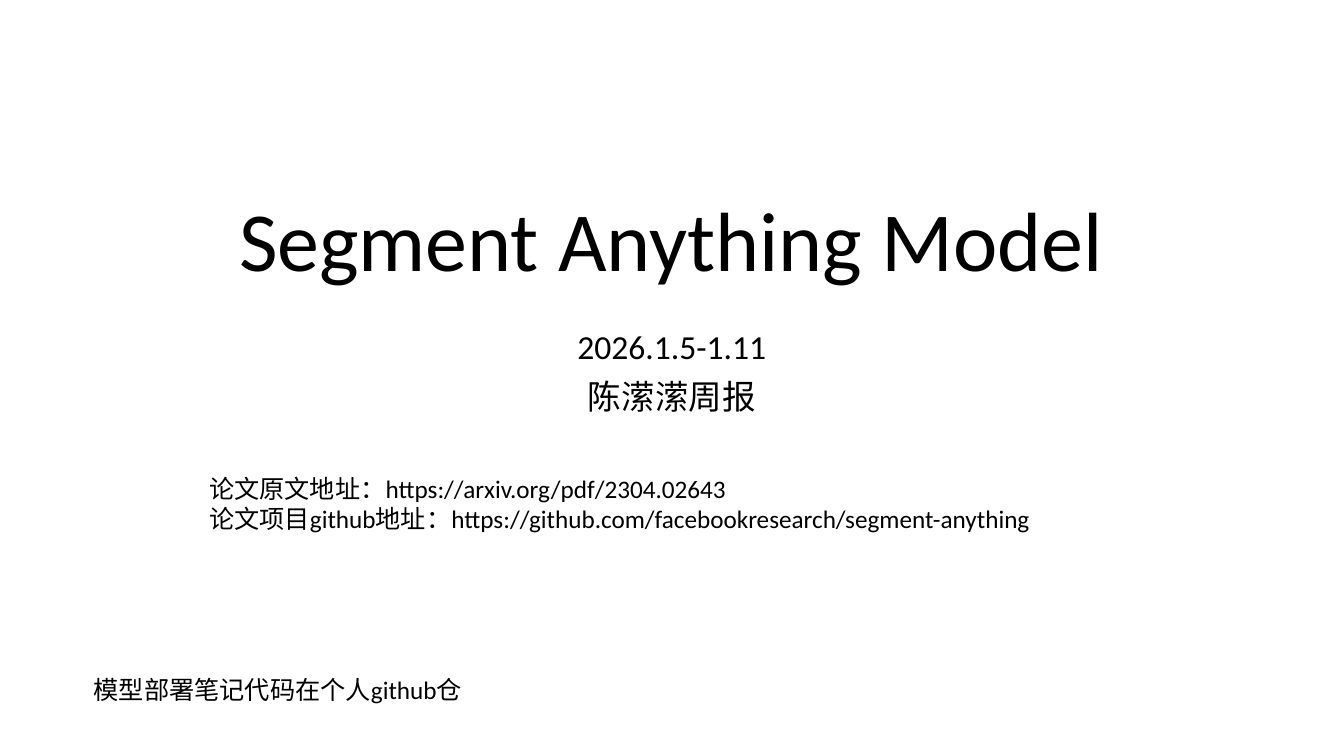
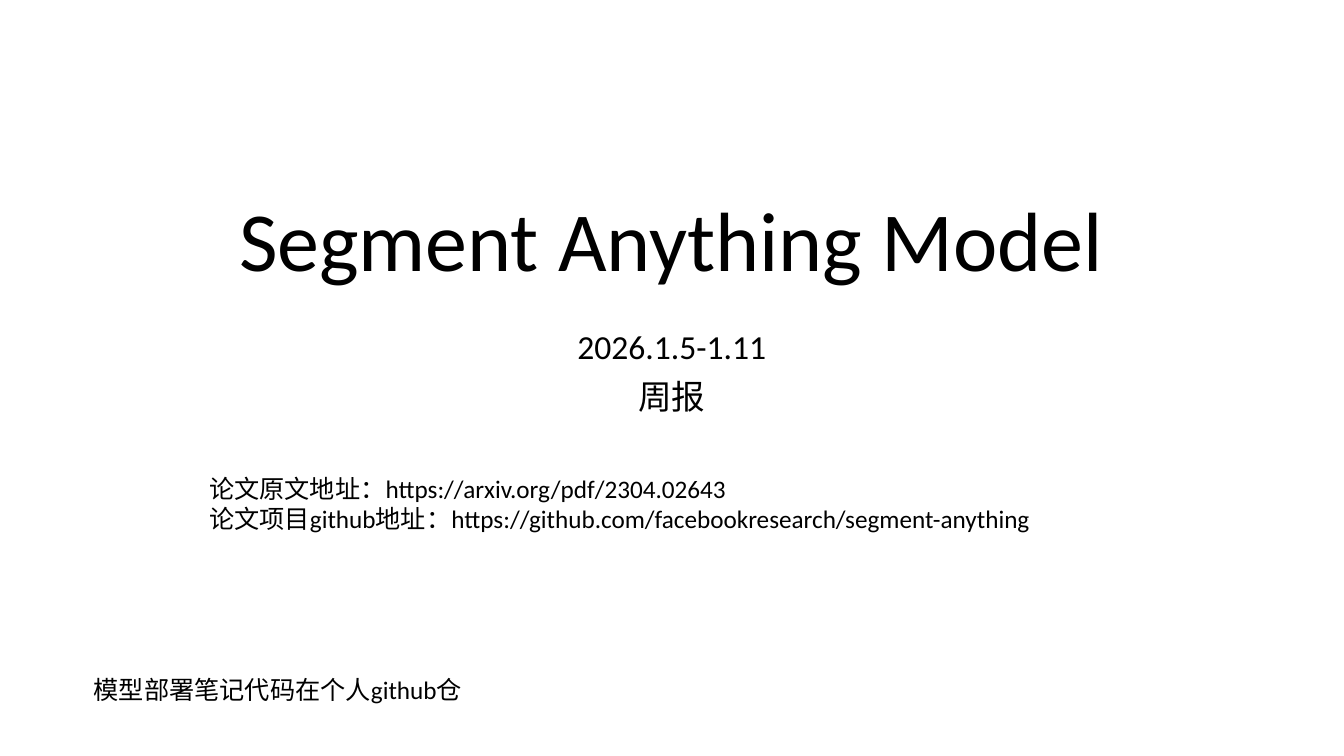
Before and after one commit to MINICCAT/Week-report, a slide deck: slide 1 of Segment Anything Model.pptx. Drawn at 1344x756 pixels with LibreOffice and Linux fonts; fonts in the diff are those of the drawing. Boxes give left, top, right and bottom in pixels: in the first picture for what was removed or moved away, otherwise in the second. Text is boxed around its words. In the diff, an @@ line names an element or a change of style, - is before the commit and + after.

```diff
--- a/Segment Anything Model.pptx
+++ b/Segment Anything Model.pptx
@@ subtitle at bbox=[638, 380, 705, 412]: text changed @@
-陈潆潆周报
+周报
```
Also in this commit, not shown: 2 other files.
